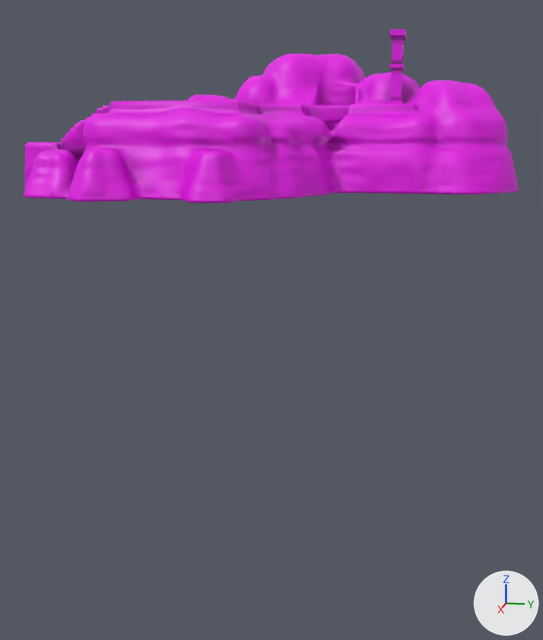
Renders of the glTF model eidolon-demo/gomilos/level.glb from each side of a commit.
Camera for both pictures: a 50 mm camera at (24.4, 8.0, 0.2) aimed at (-4.0, 2.3, -6.8). Arrows for +X, +Y and +Z are at lower right; the lights stay in place. The older version comes first. Vertices at exactly the same position are counted once.

The first picture shows 'island', 'marble'.
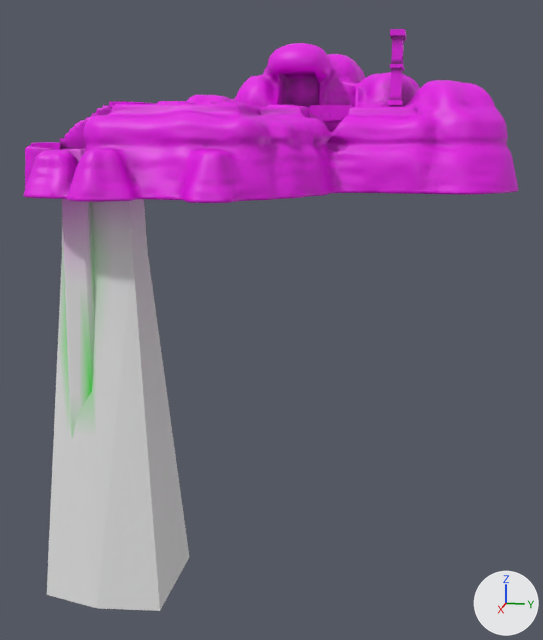
Boxes [x1, y1, x2, y2] around the edits, measured in the pictures (543 x 640 px; the box of a moved part takes in the faces that stretch with it):
'island', reshaped (7% taller)
    before: [23, 54, 518, 203]
    after: [23, 43, 518, 203]
'rock', added
    after: [47, 149, 189, 611]
part 1 of me_island, moved or reshaped
    before: [24, 54, 422, 201]
    after: [25, 43, 422, 202]
part 2 of me_island, edited (looks the same)
    both: [27, 54, 515, 203]

Edits to the bpy script that builds the scene:
```text
Add mat_rock:
    mat_rock = bpy.data.materials.new('rock')
    # nodes: BsdfPrincipled, Mix, OutputMaterial, VertexColor
    # colours: white #e7e7e7, mixed with the vertex colours
Change me_island:
    used by ob_island; location = (0.0, 0.0, 0.0)
    remove me_island.from_pydata(...)  # 38199 vertices, 76418 faces; spans x -11.7..3.3, y -5.7..11.3, z -1.7..3.5
    add me_island.from_pydata(...)  # 39338 vertices, 78692 faces; spans x -11.7..3.3, y -5.7..11.3, z -1.7..3.7
    me_island part 1: 1833 vertices moved within x -11.7..2.7, y -5.5..11.1, z -1.7..3.4; 5408 vertices removed from x -11.6..2.8, y -5.5..11.1, z -1.7..3.4; 6547 vertices added at x -11.7..3.2, y -5.5..11.1, z -1.7..3.7
    me_island part 2: 22757 kept faces spanning x -11.7..3.3, y -5.7..11.3, z -1.7..3.5 get new vertex colours
Add me_rock:
    me_rock.from_pydata(...)  # 805 vertices, 1598 faces; spans x -2.1..2.1, y -5.0..-0.6, z -16.3..0.9
    me_rock.materials.append(mat_rock)
Add ob_rock:
    ob_rock = bpy.data.objects.new('rock', me_rock)
    ob_rock.location = (0.0, 0.0, 0.0)
```
